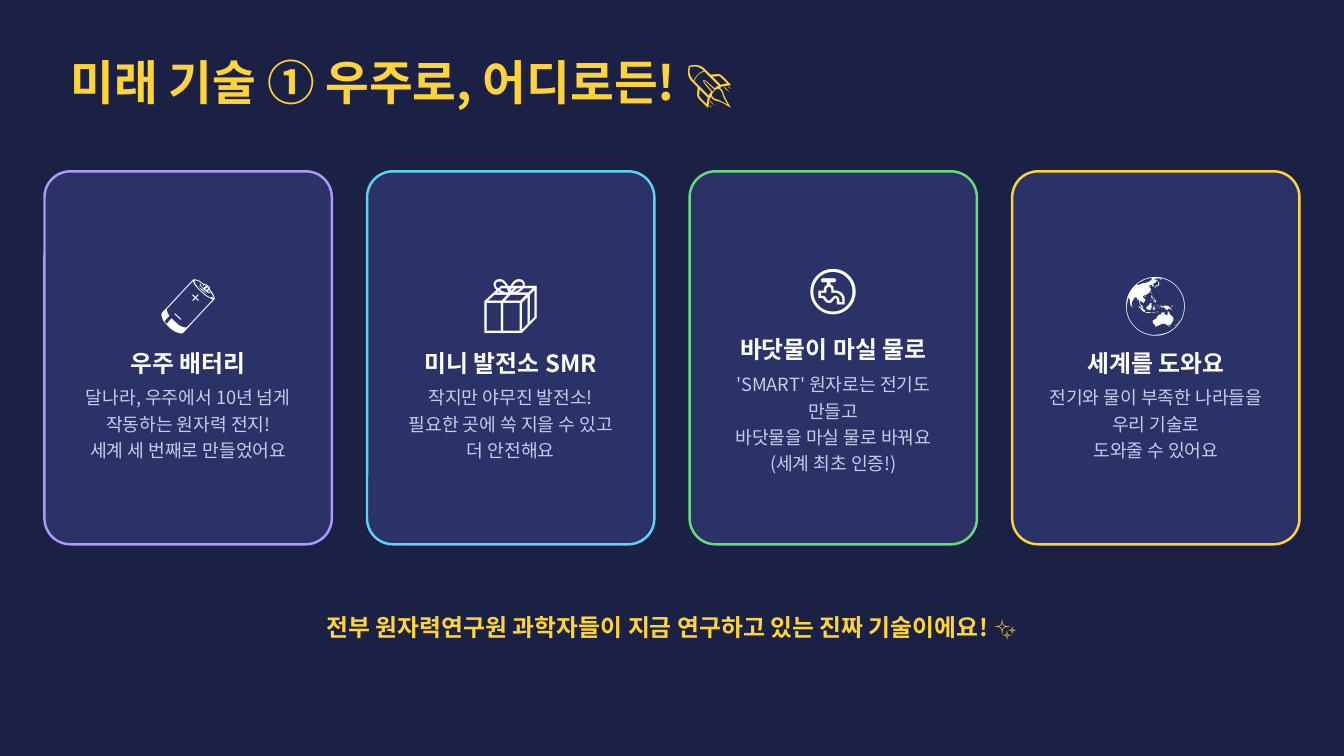
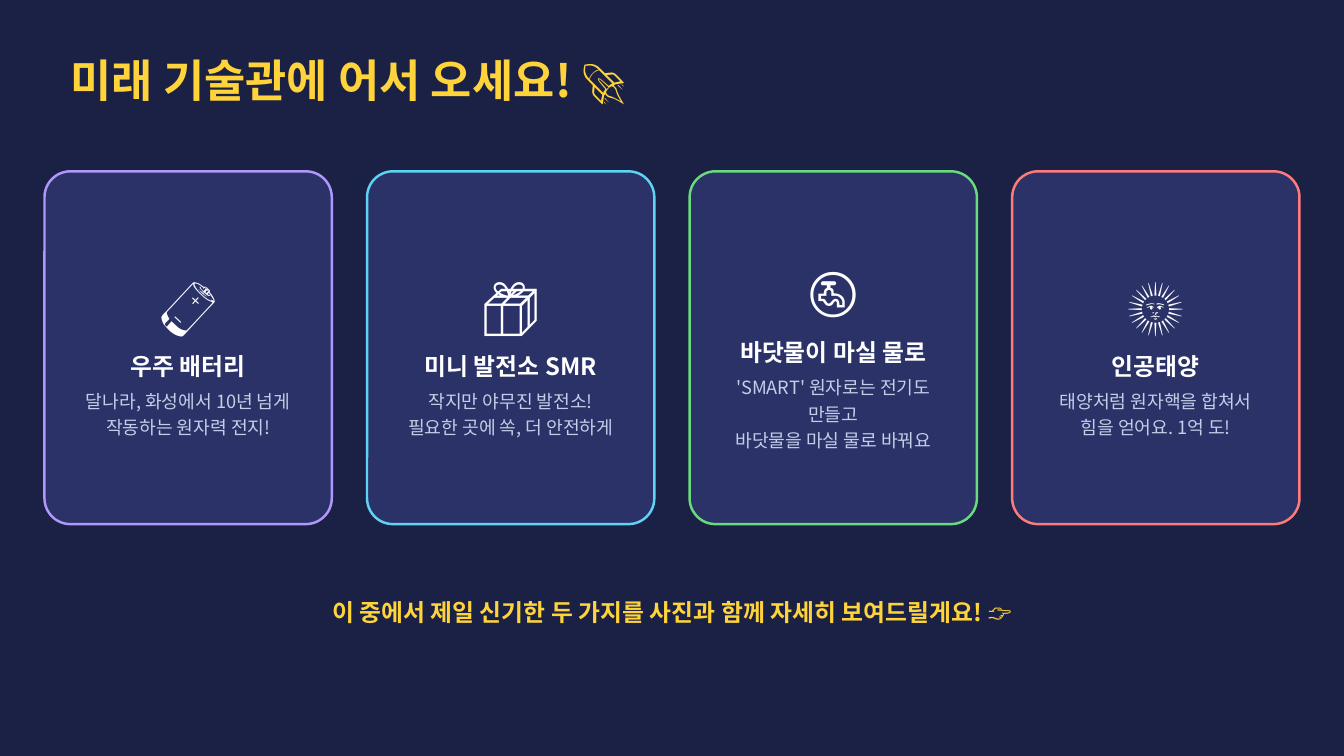
Before and after one commit to parksang-jun/ecture-materials, a slide deck: slide 34 of 강의자료/1일 어린이 연구원_초등 3-4학년용.pptx (slide 24 before the commit). Drawn at 1344x756 pixels with LibreOffice and Linux fonts; fonts in the diff are those of the drawing. Boxes give left, top, right and bottom in pixels: in the first picture for what was removed or moved away, otherwise in the second. Text is boxed around its words. In the diff, an @@ line names an element or a change of style, - is before the commit and + after.

```diff
--- a/강의자료/1일 어린이 연구원_초등 3-4학년용.pptx
+++ b/강의자료/1일 어린이 연구원_초등 3-4학년용.pptx
@@ text at <box>71,59,572,101</box>: text changed; size 34 to 32 pt @@
-미래 기술 ① 우주로, 어디로든! 🚀
+미래 기술관에 어서 오세요! 🚀
@@ rounded rectangle "🔋": place and size @@
-rounded rectangle "🔋" at <box>44,171,332,544</box>
+rounded rectangle "🔋" at <box>44,171,332,524</box>
@@ rounded rectangle "📦": place and size @@
-rounded rectangle "📦" at <box>367,171,654,544</box>
+rounded rectangle "📦" at <box>367,171,654,524</box>
@@ rounded rectangle "🚰": place and size @@
-rounded rectangle "🚰" at <box>690,171,977,544</box>
+rounded rectangle "🚰" at <box>690,171,977,524</box>
@@ rounded rectangle "🌞": place and size @@
-rounded rectangle "🌞" at <box>1012,171,1300,544</box>
+rounded rectangle "🌞" at <box>1012,171,1300,524</box>
@@ rounded rectangle "🌞" at <box>1012,171,1300,524</box>: outline #FFD43B 1.75 pt to #FF7B7B 1.75 pt @@
@@ text in rounded rectangle at <box>1060,355,1252,436</box>: text changed @@
-🌏
-세계를 도와요
-전기와 물이 부족한 나라들을
-우리 기술로
-도와줄 수 있어요
+🌞
+인공태양
+태양처럼 원자핵을 합쳐서
+힘을 얻어요. 1억 도!
@@ text in rounded rectangle at <box>735,379,931,449</box>: text changed @@
-'SMART' 원자로는 전기도 만들고
-바닷물을 마실 물로 바꿔요
-(세계 최초 인증!)
+'SMART' 원자로는 전기도 만들고
+바닷물을 마실 물로 바꿔요
@@ text in rounded rectangle at <box>86,393,290,436</box>: text changed @@
-달나라, 우주에서 10년 넘게
-작동하는 원자력 전지!
-세계 세 번째로 만들었어요
+달나라, 화성에서 10년 넘게
+작동하는 원자력 전지!
@@ text in rounded rectangle at <box>408,393,613,437</box>: text changed @@
-작지만 야무진 발전소!
-필요한 곳에 쏙 지을 수 있고
-더 안전해요
+작지만 야무진 발전소!
+필요한 곳에 쏙, 더 안전하게
@@ text at <box>332,601,983,623</box>: text changed @@
-전부 원자력연구원 과학자들이 지금 연구하고 있는 진짜 기술이에요! ✨
+이 중에서 제일 신기한 두 가지를 사진과 함께 자세히 보여드릴게요! 👉
```
Also in this commit, not shown: 28 other slides changed, 14 slides added, 2 slides removed, 4 other files.
